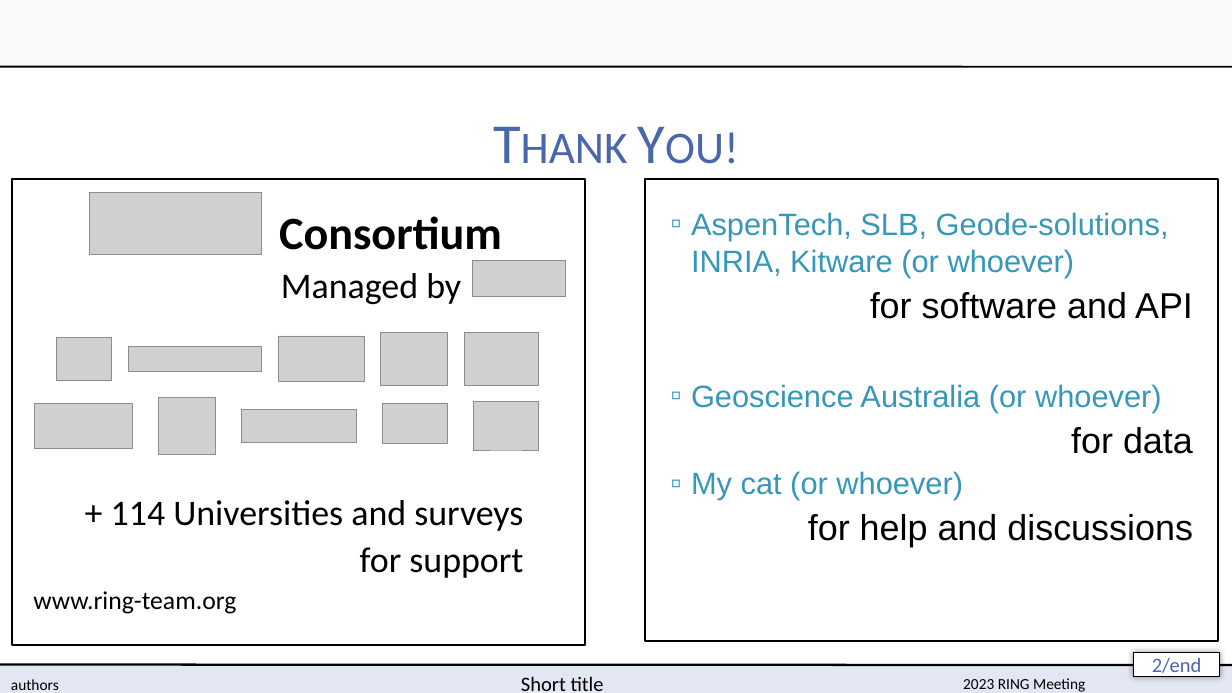
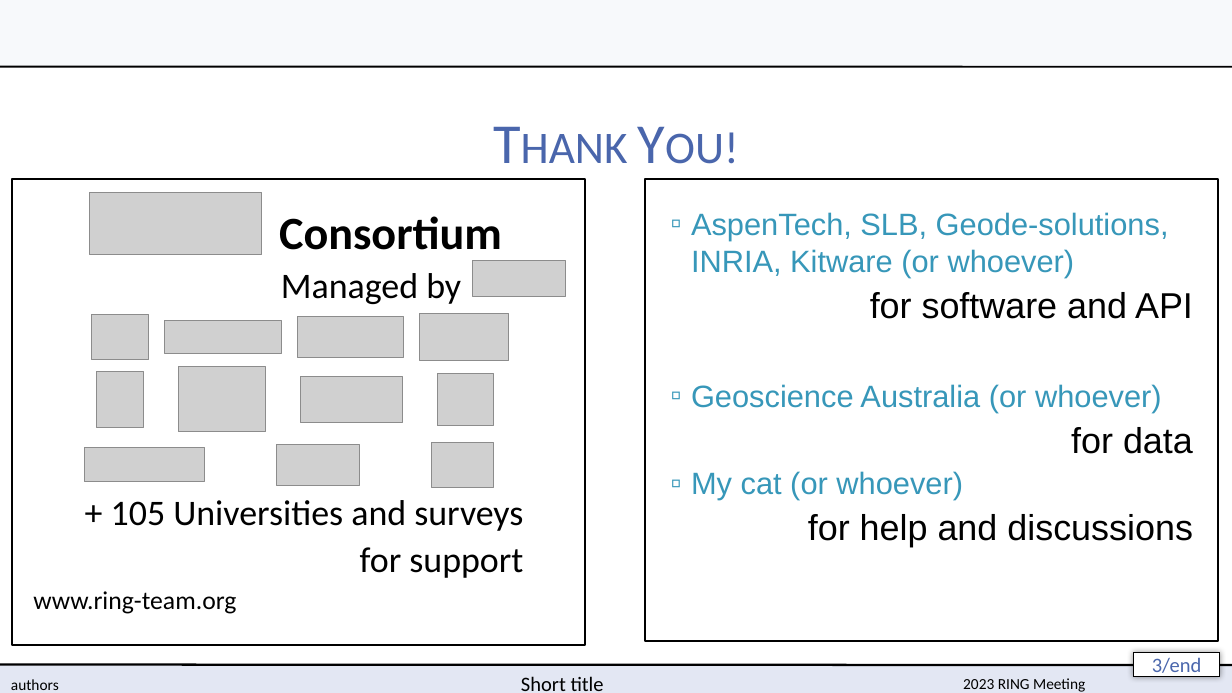
Before and after one commit to ring-papers/RINGMeeting_template, a slide deck: slide 3 of slides/RINGMeeting_slides.potx (slide 2 before the commit). Drawn at 1232x693 pixels with LibreOffice and Linux fonts; fonts in the diff are those of the drawing; grey boxes stand for pictures; background and template pictures are left out. Boxes give left, top, right and bottom in pixels: in the first picture for what was removed or moved away, otherwise in the second. Text is boxed around its words. In the diff, an @@ line names an element or a change of style, - is before the commit and + after.

```diff
--- a/slides/RINGMeeting_slides.potx
+++ b/slides/RINGMeeting_slides.potx
@@ picture: place and size @@
-picture at <box>278,336,364,383</box>
+picture at <box>420,313,509,361</box>
@@ picture removed at <box>56,337,112,381</box> @@
@@ picture removed at <box>128,347,262,372</box> @@
@@ picture removed at <box>381,332,448,385</box> @@
@@ picture removed at <box>465,332,539,385</box> @@
@@ picture removed at <box>35,404,133,449</box> @@
@@ picture removed at <box>158,397,215,455</box> @@
@@ picture removed at <box>383,404,448,444</box> @@
@@ picture removed at <box>473,402,539,450</box> @@
@@ picture: place and size @@
-picture at <box>241,409,357,443</box>
+picture at <box>84,447,204,482</box>
@@ group added at <box>77,296,520,498</box>: 9 pictures, 1 rectangle @@
@@ text at <box>111,500,523,531</box>: text changed @@
-+ 114 Universities and surveys
++ 105 Universities and surveys
@@ page number at <box>1152,657,1202,678</box>: text changed @@
-2/end
+3/end
```
Also in this commit, not shown: 1 slide added.
